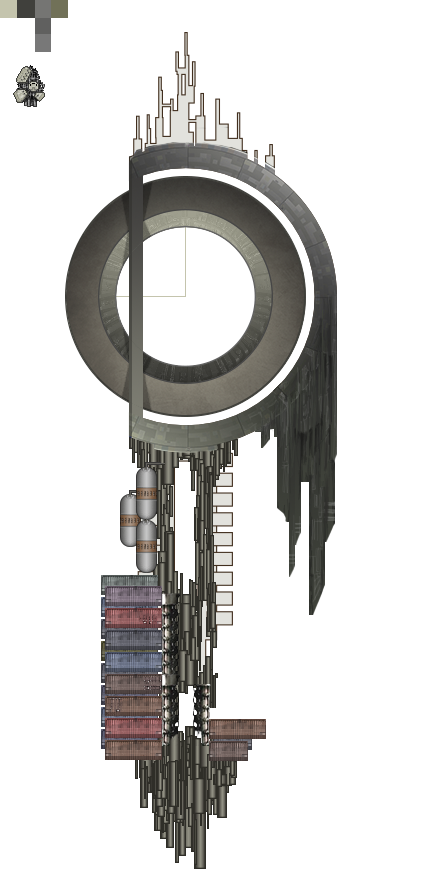
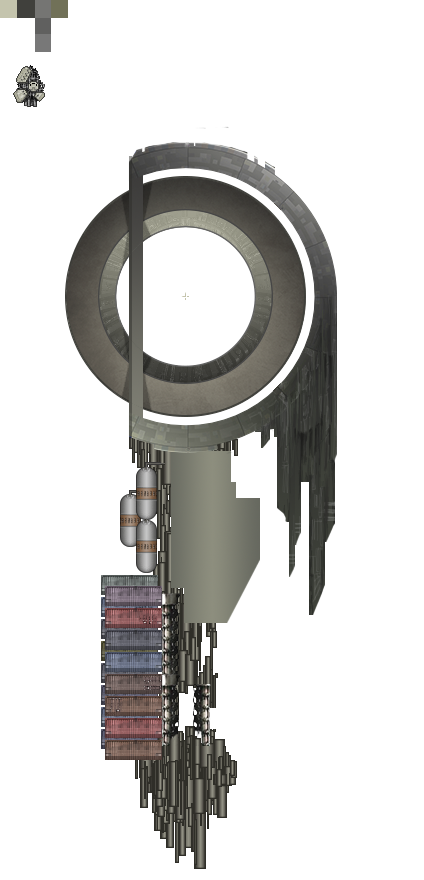
Two versions of the same layered image (424 × 880). Layer-by-layer changes:
added group "keel" with 1 layers above "fuel" over (168, 430, 260, 623)
added layer "base" (1st of 2, in "keel") in group "keel" over (168, 430, 260, 623)
painted on "cargo containers" over (209, 719, 266, 761)
painted on "cargo containers copy" over (213, 730, 252, 750)
added group "inner ring iteration 2" with 2 layers above "inner ring" over (83, 176, 306, 417)
added layer "inner ring copy" in group "inner ring iteration 2" over (83, 176, 306, 417)
hid group "inner ring" (9 layers) over (83, 176, 306, 417)
hid "vector outline" over (83, 32, 337, 676)
painted on "color swatch + guides" over (116, 227, 189, 300)
